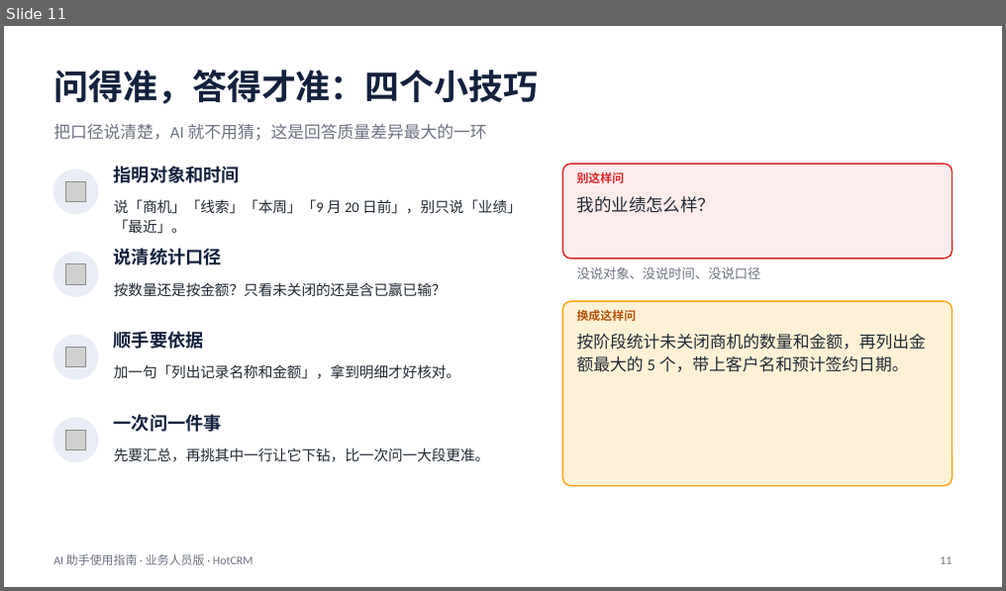
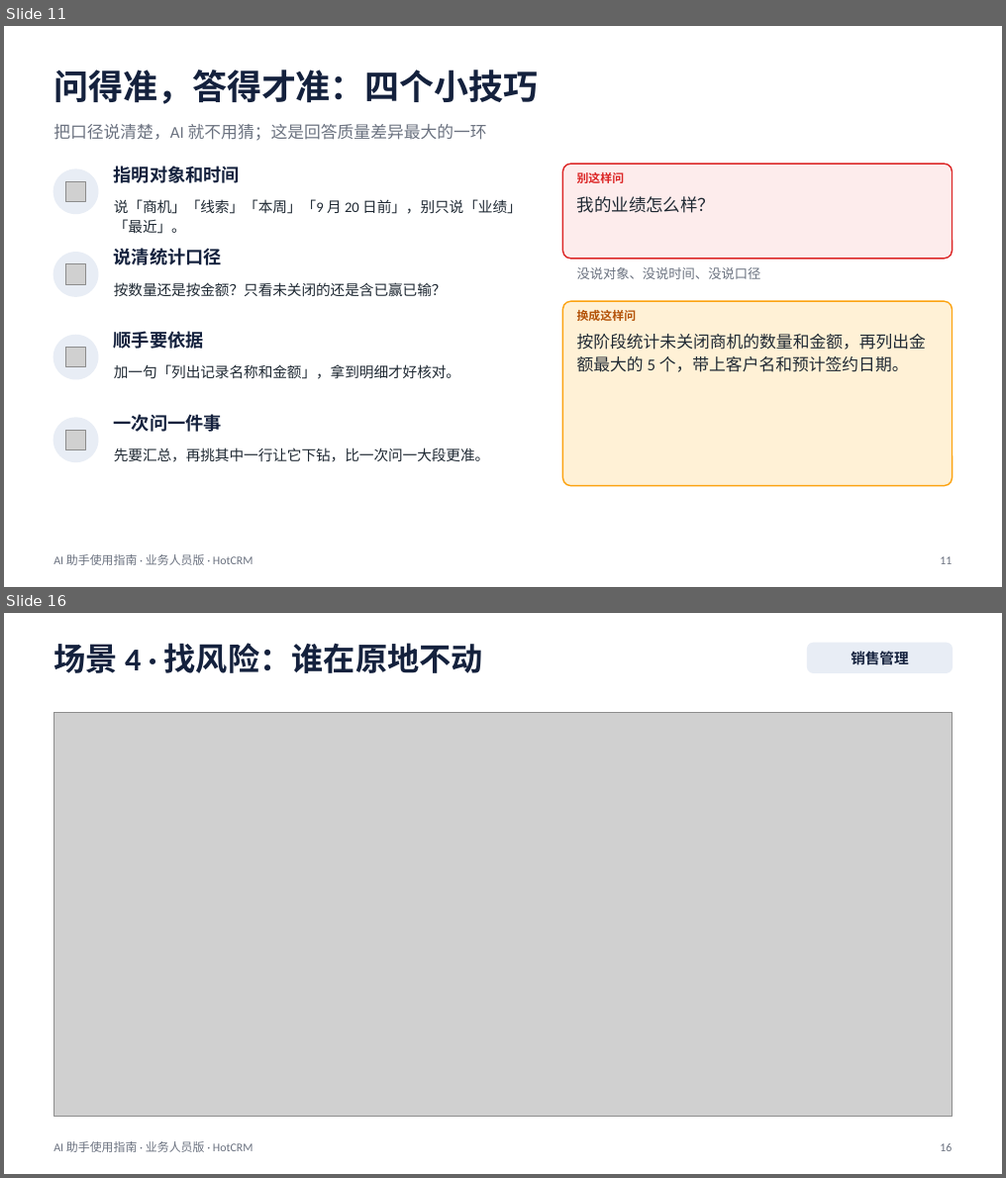
Before and after one commit to sunhaolin/hotcrm, a slide deck: docs/demo/mcp-intro/AI助手使用指南-业务人员.pptx. Shown one above the other, each under a label of ours: slide 11 before the commit, slides 11 and 16 after it; the slides between them are not shown. The pictures are 1006x591 and 1006x1178 pixels, drawn with LibreOffice and Linux fonts; fonts in the diff are those of the drawing; grey boxes stand for pictures. Boxes give left, top, right and bottom in pixels: in the first picture for what was removed or moved away, otherwise in the second. Text is boxed around its words. In the diff, an @@ line names an element or a change of style, - is before the commit and + after.

```diff
--- a/docs/demo/mcp-intro/AI助手使用指南-业务人员.pptx
+++ b/docs/demo/mcp-intro/AI助手使用指南-业务人员.pptx
@@ slide 16 added at box(4, 613, 1002, 1174), background #FFFFFF @@
@@ text added at box(54, 643, 483, 673), 23 pt, text #14213D, bold @@
+场景 4 · 找风险：谁在原地不动
@@ rounded rectangle added at box(807, 643, 952, 672), fill #E8EDF5, outline #E8EDF5 0.75 pt @@
@@ text added at box(850, 649, 908, 667), 10.5 pt, text #14213D, bold @@
+销售管理
@@ picture added at box(54, 712, 952, 1116) @@
@@ text added at box(54, 1142, 253, 1153), 8.5 pt, text #6B7280 @@
+AI 助手使用指南 · 业务人员版 · HotCRM
@@ text added at box(940, 1144, 951, 1152), 8.5 pt, text #6B7280 @@
+16
```
Also in this commit, not shown: 10 slides changed, 2 other slides added, 2 slides removed, 1 other file.
